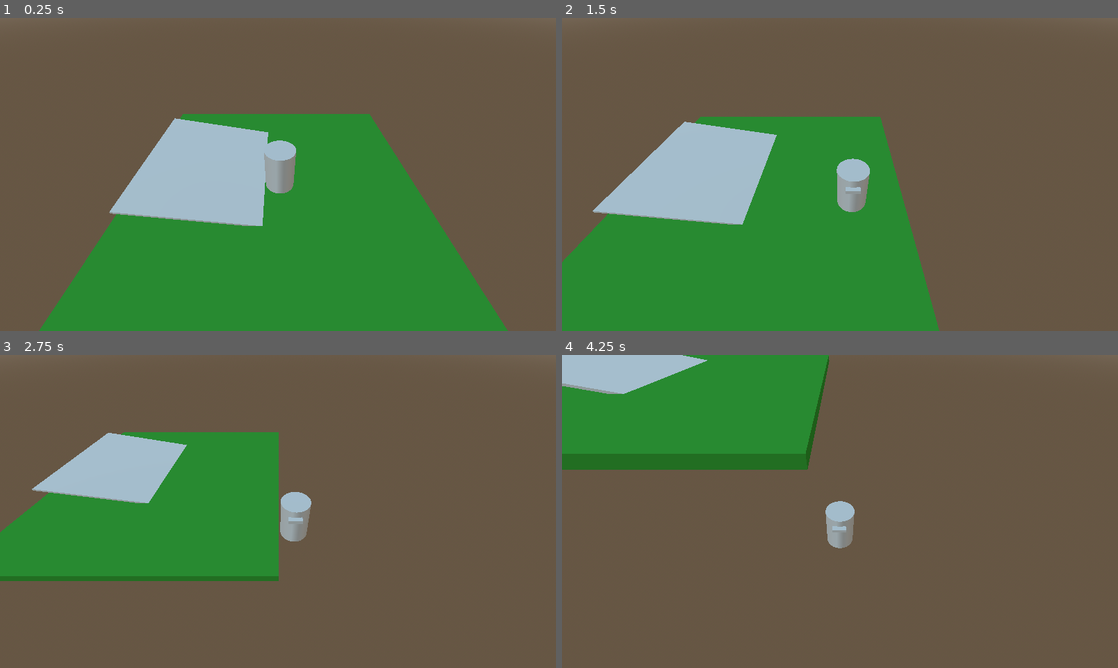
Above: before the commit, frames 1-4 (two rows, left to right).
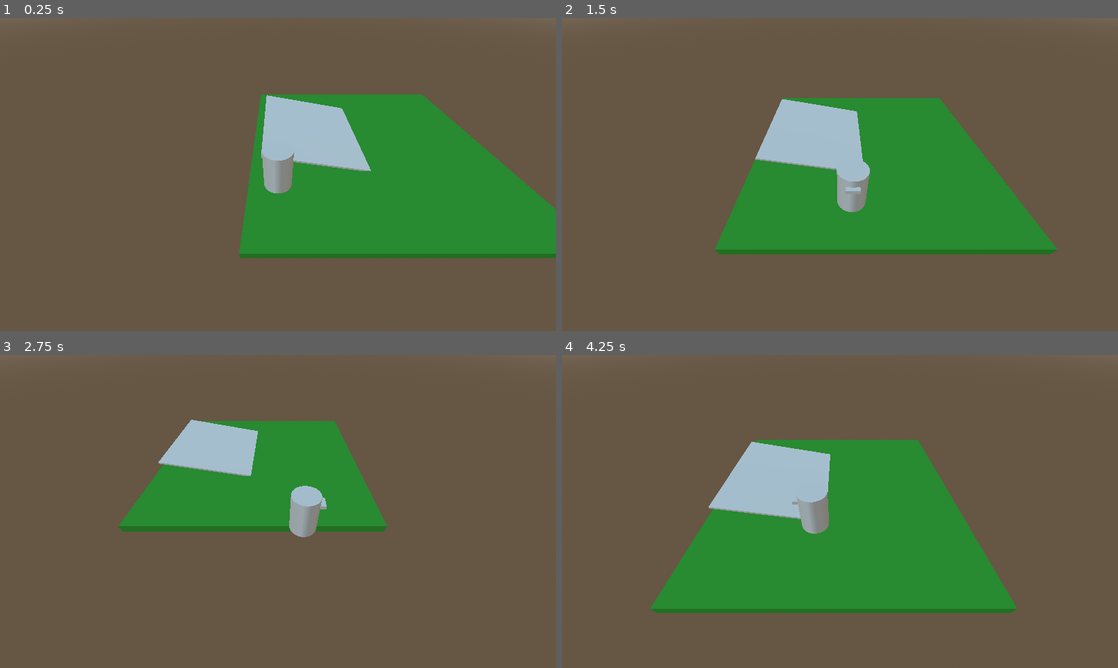
Above: after the commit, the same moments.

Repository: 0rbios/Haunted-Housekeeping
Game: Godot game, scene res://Game/SYS/GAME/GAME_MANAGER.tscn
Same seed, same stepped clock (60 frames per second), same inputs: the game is played once before the commit and once after it.
Inputs:
- Up to frame 1 (0.25 s): no input
- Up to frame 2 (1.5 s): hold Right (ui_right) 0.53-1.28 s; hold Down (ui_down) from 1.28 s (still down)
- Up to frame 3 (2.75 s): release Down (ui_down) at 2.03 s; hold Right (ui_right) from 2.03 s (still down)
- Up to frame 4 (4.25 s): release Right (ui_right) at 2.78 s; hold Up (ui_up) 2.78-3.53 s; hold Left (ui_left) from 3.53 s (still down)

The runs differ from the first frame. In frame 1, 42% of the frame differs, in the area x 7-100%, y 24-100%; in frame 2, 39%; in frame 3, 22%; in frame 4, 42%, in the area x 0-82%, y 0-83%.

Commit message:
Players can no longer walk off map edge

Diff:
--- a/Game/Modules/Map/Map.tscn
+++ b/Game/Modules/Map/Map.tscn
@@ -20,7 +20,7 @@
 script = ExtResource("1_pjwwc")
 
 [node name="Base" type="MeshInstance3D" parent="." unique_id=1244026279]
-transform = Transform3D(10, 0, 0, 0, 0.3, 0, 0, 0, 10, 0, 0, 0)
+transform = Transform3D(10, 0, 0, 0, 0.3, 0, 0, 0, 10, 3.94244, 0, -2.3926482)
 mesh = SubResource("BoxMesh_0ipjx")
 
 [node name="Physics Body" type="StaticBody3D" parent="Base" unique_id=1675309543]
@@ -29,7 +29,7 @@
 shape = SubResource("BoxShape3D_pjwwc")
 
 [node name="Ramp" type="MeshInstance3D" parent="." unique_id=1510574730]
-transform = Transform3D(-4.371139e-08, 0.17364813, 0.9848075, 0, 0.9848075, -0.17364813, -1, -7.590401e-09, -4.30473e-08, -2.4256299, 0.47570762, -0.7473549)
+transform = Transform3D(-4.371139e-08, 0.17364813, 0.9848075, 0, 0.9848075, -0.17364813, -1, -7.590401e-09, -4.30473e-08, 1.5168102, 0.47570762, -3.1400032)
 mesh = SubResource("BoxMesh_pjwwc")
 
 [node name="Physics Body" type="StaticBody3D" parent="Ramp" unique_id=1899414223]
--- a/Game/Modules/Map/Scripts/MAP_BUILDER.gd
+++ b/Game/Modules/Map/Scripts/MAP_BUILDER.gd
@@ -2,17 +2,23 @@
 
 # Assembles the map. Including ghosts, dirt and players.
 
-var mLoad = preload("res://Game/Modules/Map/Scripts/MAP_LOADER.gd").new()
+var _mLoad = preload("res://Game/Modules/Map/Scripts/MAP_LOADER.gd").new()
 
 # Takes in the map data and applies it to the scene.
 func buildScene() -> void:
-	mLoad.loadMap(mLoad.readMap("res://Game/Maps/DEBUG.json"))
+	_mLoad.loadMap(_mLoad.readMap("res://Game/Maps/DEBUG.json"))
 
 func _ready() -> void:
+	var base = $Base
+
 	buildScene()
 
 	var player = load("res://Game/Modules/Player/Player.tscn").instantiate()
 	player.position = Vector3(0.0, 0.1, 0.0)
+	player.mapXPos = base.position.x + (base.scale.x / 2)
+	player.mapXNeg = base.position.x - (base.scale.x / 2)
+	player.mapZPos = base.position.z + (base.scale.z / 2)
+	player.mapZNeg = base.position.z - (base.scale.z / 2)
 	self.call_deferred("add_child", player)
 
 	var camera = load("res://Game/Modules/Camera/Camera.tscn").instantiate()
--- a/Game/Modules/Player/Scripts/Player Movement.gd
+++ b/Game/Modules/Player/Scripts/Player Movement.gd
@@ -2,44 +2,54 @@
 
 # Handle the player's movement around the scene
 
-@onready var groundCheck : Node = $"Ground Check"
+@onready var _groundCheck : Node = $"Ground Check"
 
-var canMove : bool = true
+var _canMove : bool = true
 
-var speed = 4
+var _speed = 4
 
-var xVel = 0
-var xKeys = []
+var _xVel = 0
+var _xKeys = []
 
-var zVel = 0
-var zKeys = []
+var _zVel = 0
+var _zKeys = []
 
-var gravity = -3
+var _gravity = -3
+
+var mapXPos = 5
+var mapXNeg = 5
+var mapZPos = 5
+var mapZNeg = 5
 
 func _physics_process(_delta: float) -> void:
-	canMove = groundCheck.is_colliding()
+	if position.x > mapXPos: position.x = mapXPos
+	if position.x < mapXNeg: position.x = mapXNeg
+	if position.z > mapZPos: position.z = mapZPos
+	if position.z < mapZNeg: position.z = mapZNeg
 
-	if Input.is_action_just_pressed("ui_left"): xKeys.append(-1)
-	if Input.is_action_just_pressed("ui_right"): xKeys.append(1)
-	if Input.is_action_just_pressed("ui_up"): zKeys.append(-1)
-	if Input.is_action_just_pressed("ui_down"): zKeys.append(1)
+	_canMove = _groundCheck.is_colliding()
 
-	if Input.is_action_just_released("ui_left"): xKeys.erase(-1)
-	if Input.is_action_just_released("ui_right"): xKeys.erase(1)
-	if Input.is_action_just_released("ui_up"): zKeys.erase(-1)
-	if Input.is_action_just_released("ui_down"): zKeys.erase(1)
+	if Input.is_action_just_pressed("ui_left"): _xKeys.append(-1)
+	if Input.is_action_just_pressed("ui_right"): _xKeys.append(1)
+	if Input.is_action_just_pressed("ui_up"): _zKeys.append(-1)
+	if Input.is_action_just_pressed("ui_down"): _zKeys.append(1)
 
-	xVel = 0
-	for key in xKeys.size():
-		xVel += xKeys[key] * (key + 1)
+	if Input.is_action_just_released("ui_left"): _xKeys.erase(-1)
+	if Input.is_action_just_released("ui_right"): _xKeys.erase(1)
+	if Input.is_action_just_released("ui_up"): _zKeys.erase(-1)
+	if Input.is_action_just_released("ui_down"): _zKeys.erase(1)
 
-	zVel = 0
-	for key in zKeys.size():
-		zVel += zKeys[key] * (key + 1)
+	_xVel = 0
+	for key in _xKeys.size():
+		_xVel += _xKeys[key] * (key + 1)
 
-	var velNorm = Vector2(xVel * int(canMove), zVel * int(canMove)).normalized()
-	velocity = Vector3((velNorm.x * speed), gravity * int(!canMove), (velNorm.y * speed))
+	_zVel = 0
+	for key in _zKeys.size():
+		_zVel += _zKeys[key] * (key + 1)
 
-	if (xKeys + zKeys).size() > 0:
+	var velNorm = Vector2(_xVel * int(_canMove), _zVel * int(_canMove)).normalized()
+	velocity = Vector3((velNorm.x * _speed), _gravity * int(!_canMove), (velNorm.y * _speed))
+
+	if (_xKeys + _zKeys).size() > 0:
 		rotation.y = atan2(velocity.x * -1, velocity.z * -1)
 	move_and_slide()
